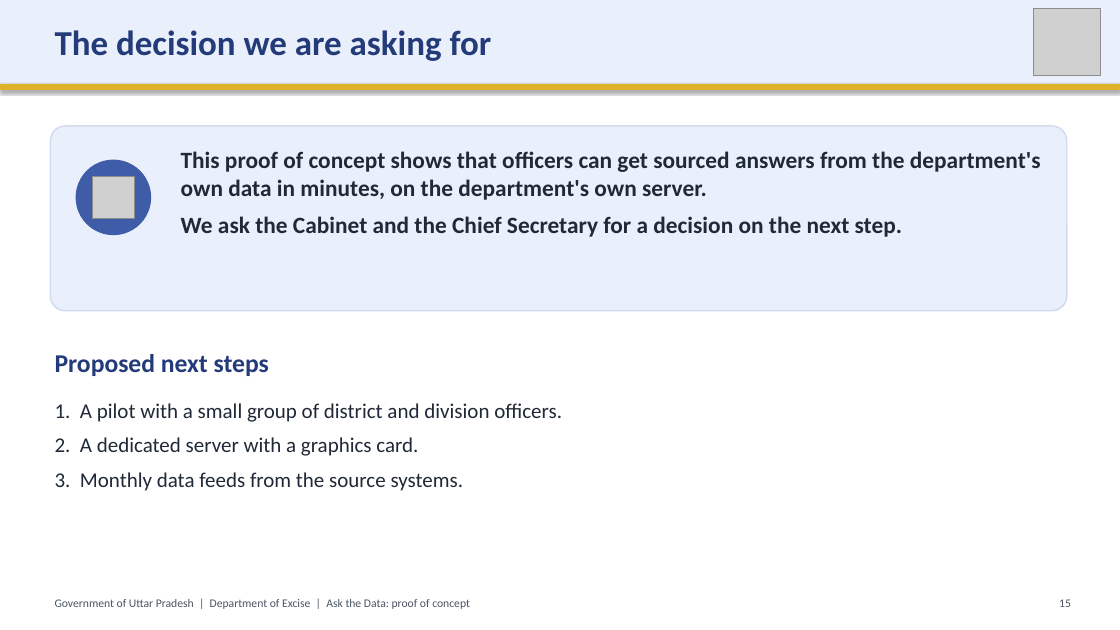
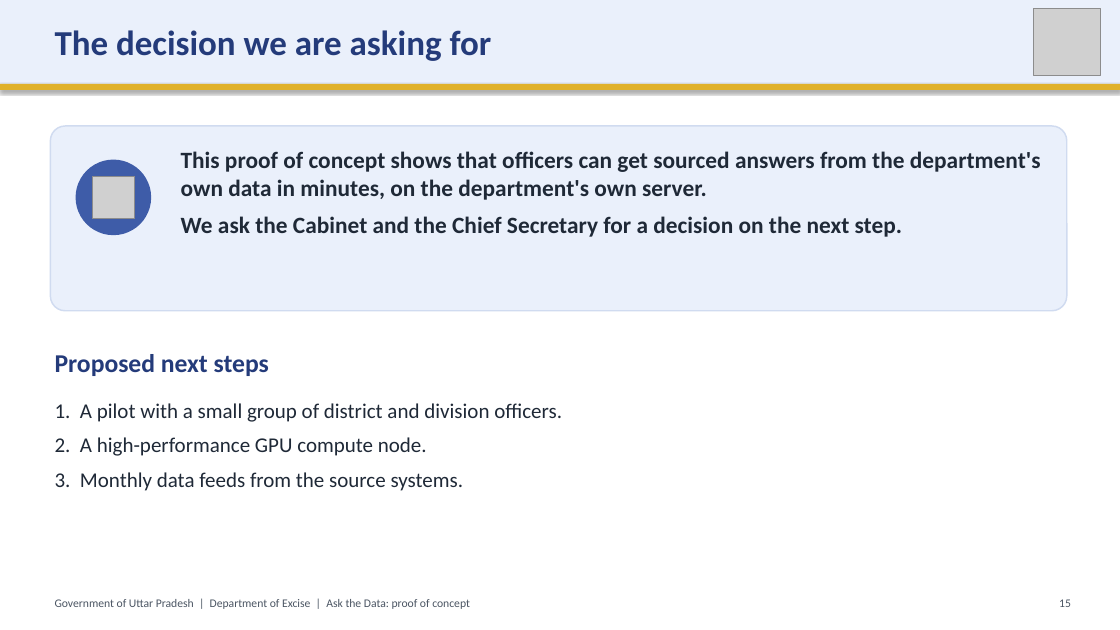
Before and after one commit to SubhanRaj/excise-mcp-dashboard, a slide deck: slide 15 of deck/UP-Excise-Ask-the-Data-Demo.pptx. Drawn at 1120x630 pixels with LibreOffice and Linux fonts; fonts in the diff are those of the drawing; grey boxes stand for pictures. Boxes give left, top, right and bottom in pixels: in the first picture for what was removed or moved away, otherwise in the second. Text is boxed around its words. In the diff, an @@ line names an element or a change of style, - is before the commit and + after.

```diff
--- a/deck/UP-Excise-Ask-the-Data-Demo.pptx
+++ b/deck/UP-Excise-Ask-the-Data-Demo.pptx
@@ text at bbox=[55, 437, 427, 456]: text changed @@
-2. A dedicated server with a graphics card.
+2. A high-performance GPU compute node.
```
Also in this commit, not shown: 6 other slides changed, 4 other files.
